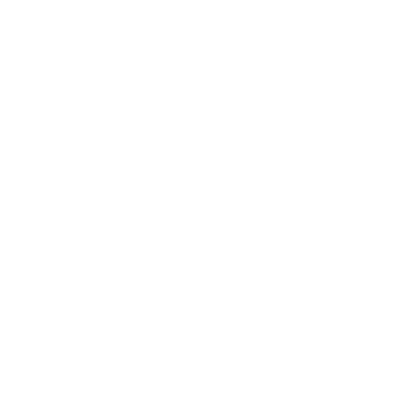
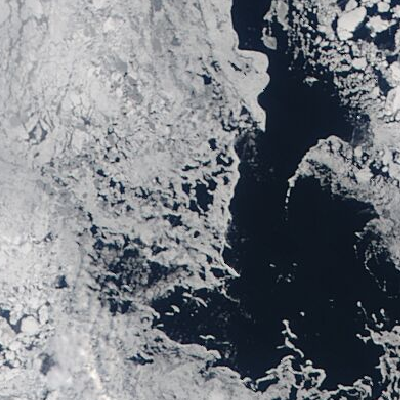
Revision of a layered 400×400 image; what changed, layer by layer:
added layer "Layer 2" above "Layer 1" over bbox(0, 0, 400, 400)
added layer "Layer 1" above "Background" over bbox(0, 0, 400, 400)
